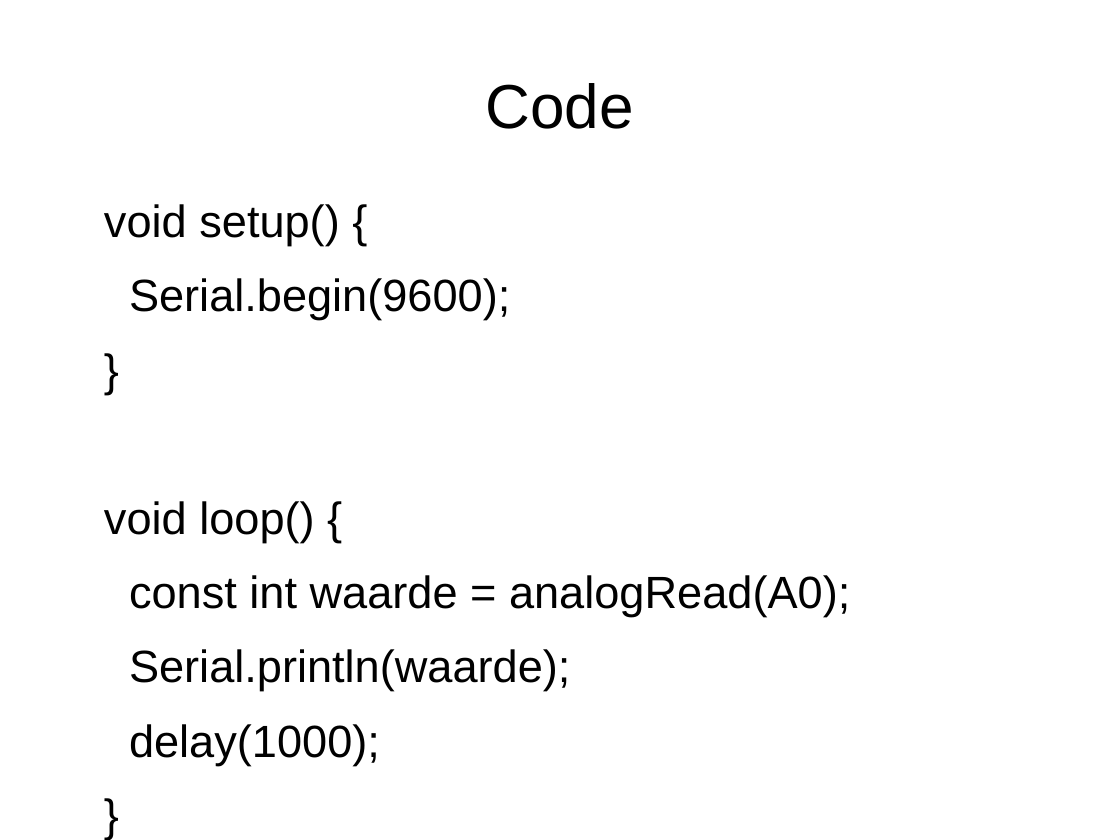
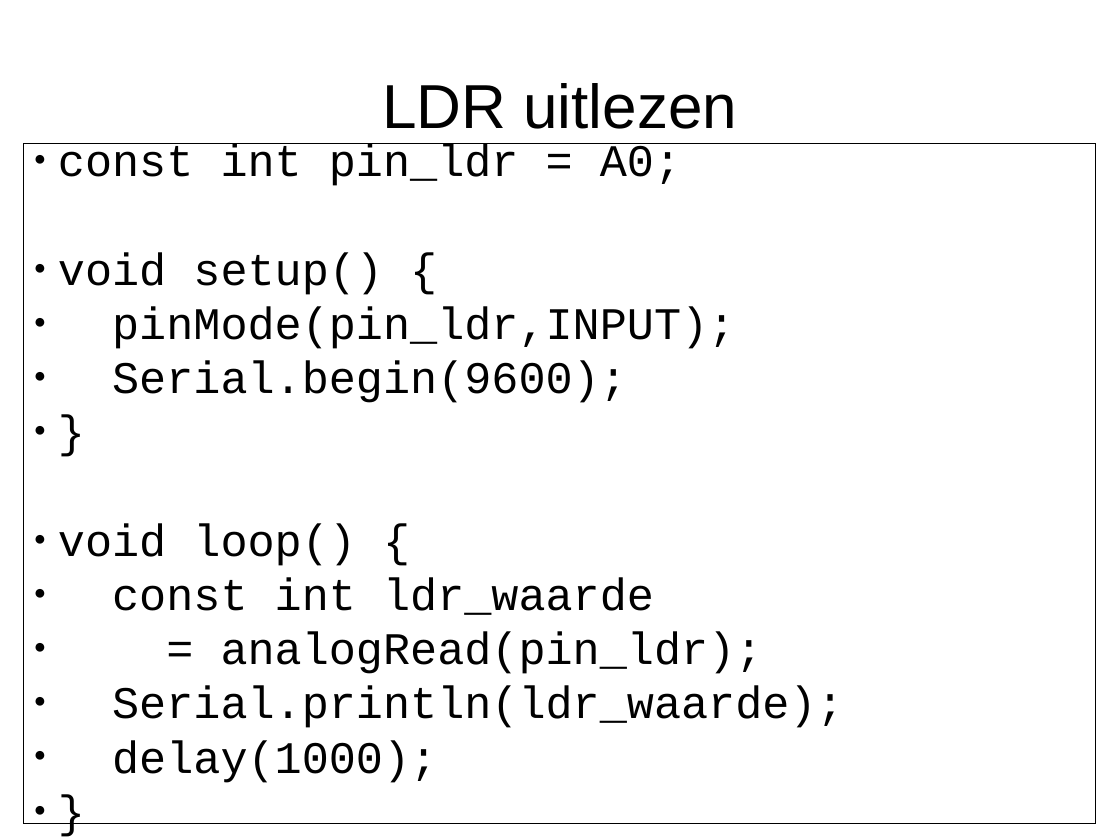
Before and after one commit to djog/arduino_cursus, a slide deck: slide 11 of Raw/LdrEnPiezo.odp (slide 6 before the commit). Drawn at 1120x840 pixels with LibreOffice and Linux fonts; fonts in the diff are those of the drawing. Boxes give left, top, right and bottom in pixels: in the first picture for what was removed or moved away, otherwise in the second. Text is boxed around its words. In the diff, an @@ line names an element or a change of style, - is before the commit and + after.

```diff
--- a/Raw/LdrEnPiezo.odp
+++ b/Raw/LdrEnPiezo.odp
@@ title at box(382, 83, 737, 129): text changed @@
-Code
+LDR uitlezen
@@ rectangle "const int pin_ldr = A0;": place and size @@
-rectangle "const int pin_ldr = A0;" at box(104, 204, 850, 765)
+rectangle "const int pin_ldr = A0;" at box(24, 144, 1097, 824)
@@ rectangle "const int pin_ldr = A0;" at box(24, 144, 1097, 824): vertical alignment top to middle; fill none to #FFFFFF; outline none to #000000 0 pt @@
@@ text in rectangle at box(58, 144, 681, 186): paragraph added @@
+● const int pin_ldr = A0;
@@ text in rectangle at box(58, 253, 627, 783): font Arial to Courier New in "void setup() {", "Serial.begin(9600);", "}", "void loop() {" and 2 more places; bullet none to ●; less space between paragraphs @@
@@ text in rectangle at box(112, 307, 735, 349): paragraph added @@
+● pinMode(pin_ldr,INPUT);
@@ text in rectangle at box(112, 578, 844, 728): text changed; font Arial to Courier New @@
-const int waarde = analogRead(A0);
-Serial.println(waarde);
+● const int ldr_waarde
+● = analogRead(pin_ldr);
+● Serial.println(ldr_waarde);
```
Also in this commit, not shown: 5 other slides changed, 8 slides added, 15 other files.
